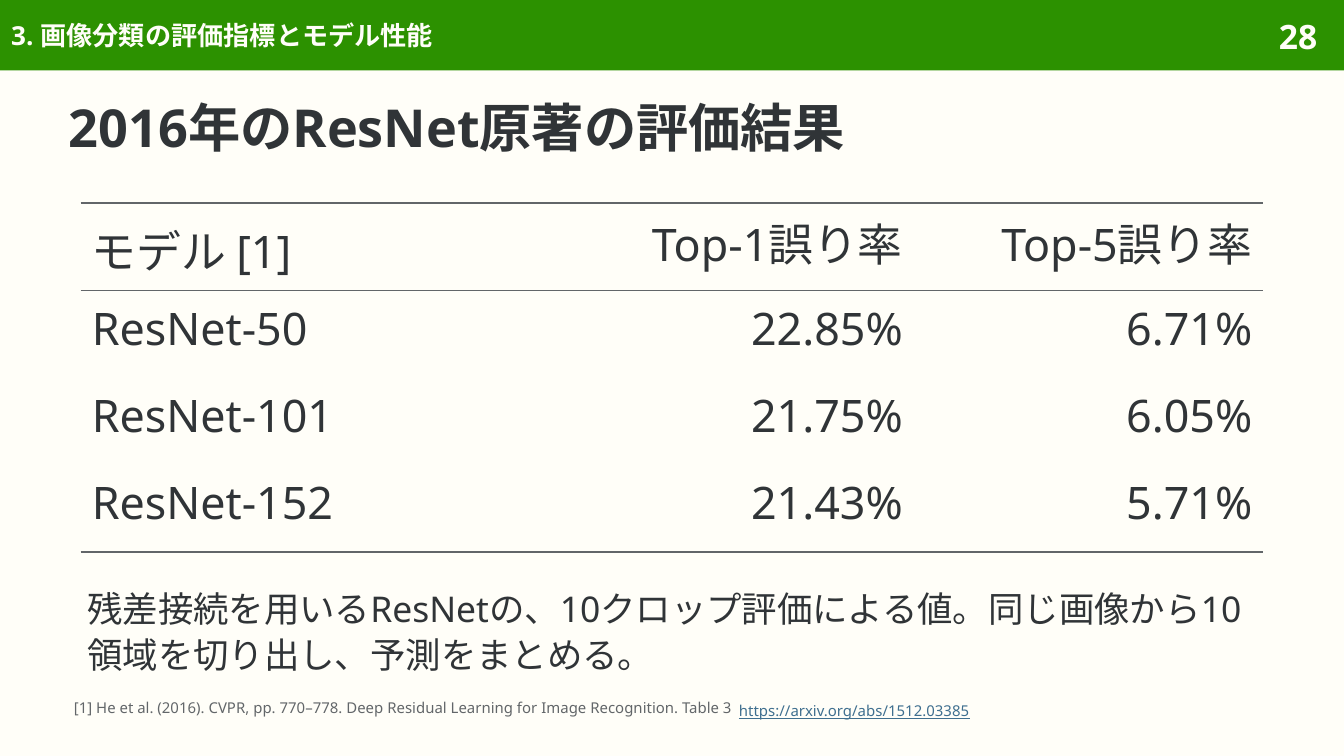
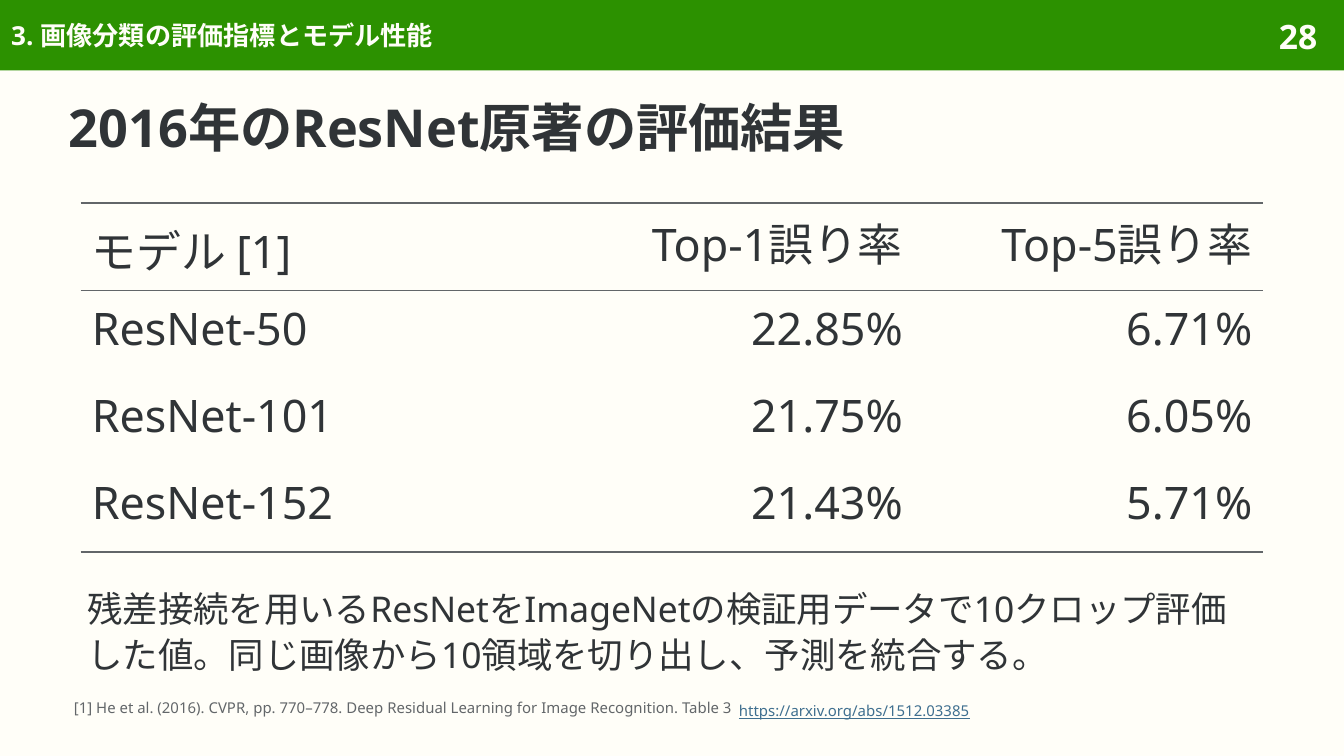
Before and after one commit to sasakiy84/datasets-in-10-minutes, a slide deck: slide 28 of slides/datasets-in-10-minutes-imagenet.pptx. Drawn at 1344x756 pixels with LibreOffice and Linux fonts; fonts in the diff are those of the drawing. Boxes give left, top, right and bottom in pixels: in the first picture for what was removed or moved away, otherwise in the second. Text is boxed around its words. In the diff, an @@ line names an element or a change of style, - is before the commit and + after.

```diff
--- a/slides/datasets-in-10-minutes-imagenet.pptx
+++ b/slides/datasets-in-10-minutes-imagenet.pptx
@@ text at (87,592,1226,671): text changed @@
-残差接続を用いるResNetの、10クロップ評価による値。同じ画像から10領域を切り出し、予測をまとめる。
+残差接続を用いるResNetをImageNetの検証用データで10クロップ評価した値。同じ画像から10領域を切り出し、予測を統合する。
```
Also in this commit, not shown: 17 other slides changed, 7 other files.
